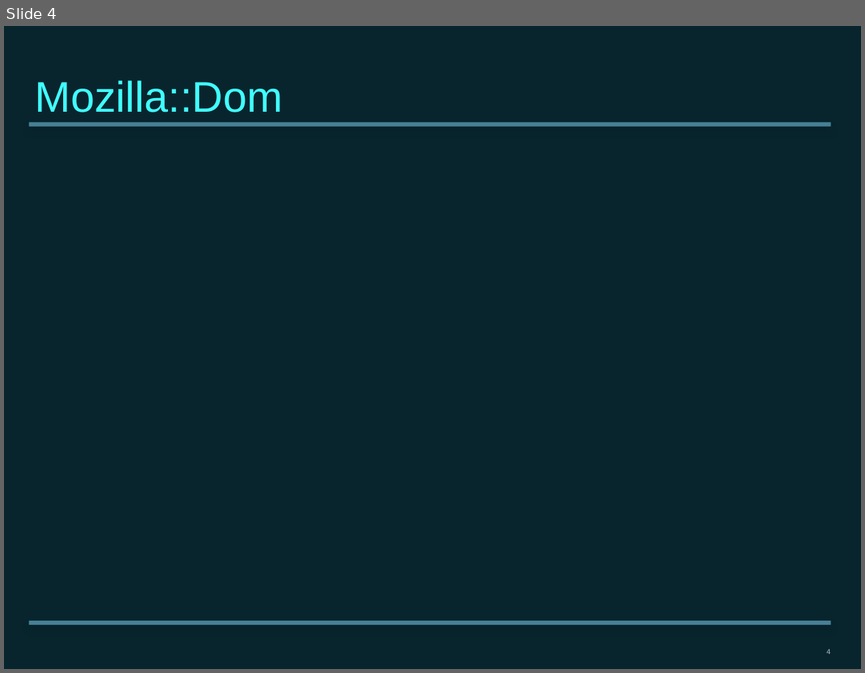
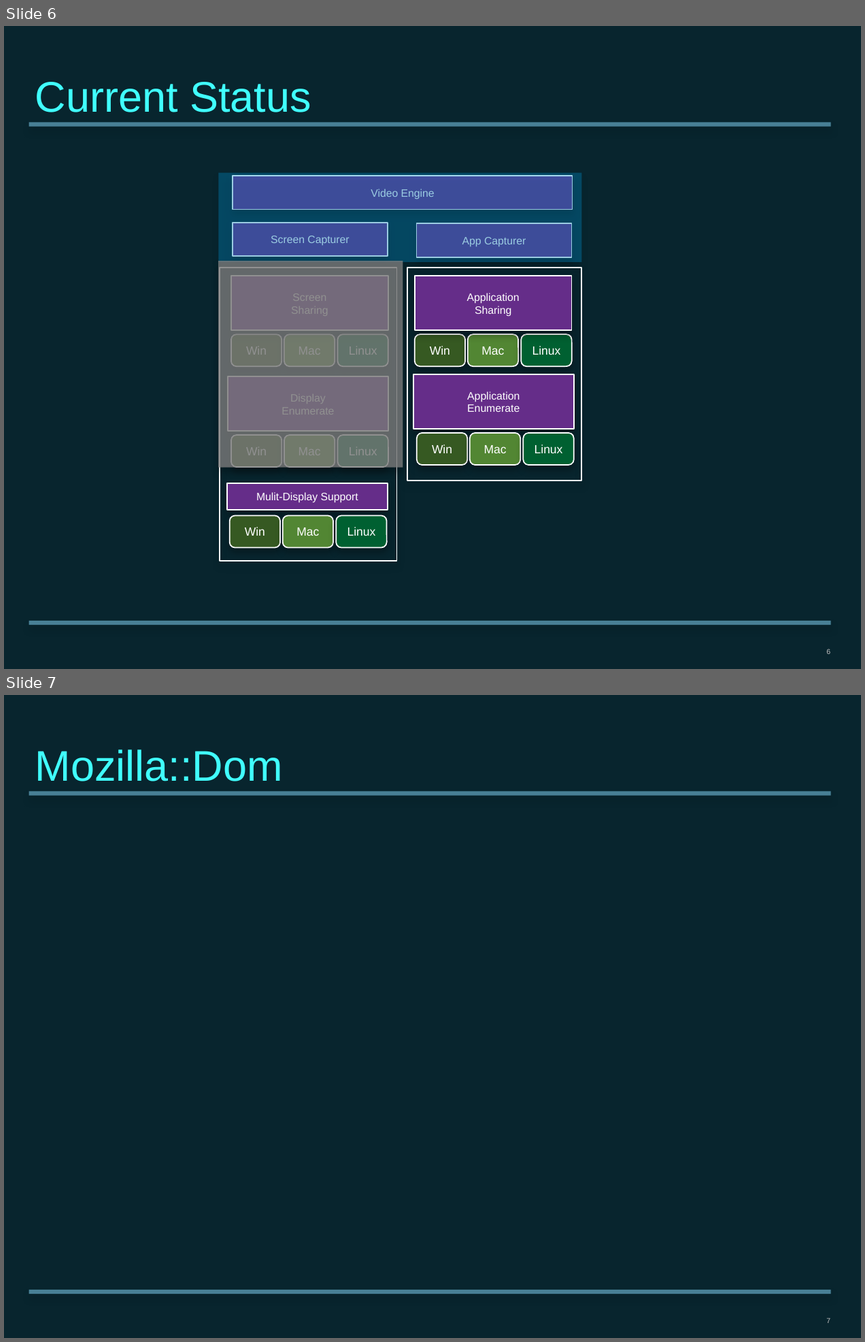
Before and after one commit to vagouzhou/vagou_docs, a slide deck: firefox/Firefox-ScreenSharing.pptx. Shown one above the other, each under a label of ours: slide 4 before the commit, slides 6 and 7 after it. The pictures are 865x673 and 865x1342 pixels, drawn with LibreOffice and Linux fonts; fonts in the diff are those of the drawing. Boxes give left, top, right and bottom in pixels: in the first picture for what was removed or moved away, otherwise in the second. Text is boxed around its words. In the diff, an @@ line names an element or a change of style, - is before the commit and + after.

Commit message:
update with current status

```diff
--- a/firefox/Firefox-ScreenSharing.pptx
+++ b/firefox/Firefox-ScreenSharing.pptx
@@ slide 6 added at box(4, 26, 861, 669), background #08252E; not listed: 3 template elements that a slide beside it also shows @@
@@ title added at box(35, 82, 311, 112), 36 pt, text gradient #00B2F0 to #40FFFE to #96CA4B @@
+Current Status
@@ rectangle added at box(218, 172, 581, 261), fill #0096D6 at 33% opacity @@
@@ rectangle added at box(232, 176, 572, 210), fill #652D89, outline #FFFFFF 1 pt, 9 pt, text #FFFFFF @@
+Video Engine
@@ rectangle added at box(232, 223, 388, 256), fill #652D89, outline #FFFFFF 1 pt, 9 pt, text #FFFFFF @@
+Screen Capturer
@@ rectangle added at box(416, 223, 571, 257), fill #652D89, outline #FFFFFF 1 pt, 9 pt, text #FFFFFF @@
+App Capturer
@@ rectangle added at box(218, 261, 402, 467), fill #808080 at 77% opacity @@
@@ rectangle added at box(219, 267, 396, 560), outline #FFFFFF 1 pt @@
@@ rectangle added at box(407, 267, 582, 481), outline #FFFFFF 1 pt @@
@@ rectangle added at box(231, 276, 388, 331), fill #652D89, outline #FFFFFF 1 pt @@
@@ rectangle added at box(415, 276, 571, 331), fill #652D89, outline #FFFFFF 1 pt, 9 pt, text #FFFFFF @@
+Application
+Sharing
@@ rounded rectangle added at box(231, 335, 281, 366), fill #365A22, outline #FFFFFF 1 pt @@
@@ rounded rectangle added at box(284, 335, 334, 366), fill #528633, outline #FFFFFF 1 pt @@
@@ rounded rectangle added at box(337, 335, 388, 366), fill #006031, outline #FFFFFF 1 pt @@
@@ rounded rectangle added at box(415, 335, 465, 366), fill #365A22, outline #FFFFFF 1 pt, 10 pt, text #FFFFFF @@
+Win
@@ rounded rectangle added at box(468, 335, 518, 366), fill #528633, outline #FFFFFF 1 pt, 10 pt, text #FFFFFF @@
+Mac
@@ rounded rectangle added at box(521, 335, 571, 366), fill #006031, outline #FFFFFF 1 pt, 10 pt, text #FFFFFF @@
+Linux
@@ rectangle added at box(228, 376, 388, 431), fill #652D89, outline #FFFFFF 1 pt @@
@@ rectangle added at box(413, 375, 574, 429), fill #652D89, outline #FFFFFF 1 pt, 9 pt, text #FFFFFF @@
+Application
+Enumerate
@@ rounded rectangle added at box(417, 433, 468, 465), fill #365A22, outline #FFFFFF 1 pt, 10 pt, text #FFFFFF @@
+Win
@@ rounded rectangle added at box(470, 433, 521, 465), fill #528633, outline #FFFFFF 1 pt, 10 pt, text #FFFFFF @@
+Mac
@@ rounded rectangle added at box(524, 433, 574, 465), fill #006031, outline #FFFFFF 1 pt, 10 pt, text #FFFFFF @@
+Linux
@@ rounded rectangle added at box(231, 435, 281, 467), fill #365A22, outline #FFFFFF 1 pt @@
@@ rounded rectangle added at box(284, 435, 334, 467), fill #528633, outline #FFFFFF 1 pt @@
@@ rounded rectangle added at box(337, 435, 388, 467), fill #006031, outline #FFFFFF 1 pt @@
@@ rectangle added at box(227, 483, 387, 509), fill #652D89, outline #FFFFFF 1 pt, 9 pt, text #FFFFFF @@
+Mulit-Display Support
@@ rounded rectangle added at box(229, 515, 280, 547), fill #365A22, outline #FFFFFF 1 pt, 10 pt, text #FFFFFF @@
+Win
@@ rounded rectangle added at box(283, 515, 333, 547), fill #528633, outline #FFFFFF 1 pt, 10 pt, text #FFFFFF @@
+Mac
@@ rounded rectangle added at box(337, 515, 387, 547), fill #006031, outline #FFFFFF 1 pt, 10 pt, text #FFFFFF @@
+Linux
@@ what was slide 4 is now slide 7 @@
@@ page number at box(826, 1317, 830, 1323): text changed @@
-4
+7
```
Also in this commit, not shown: 2 slides changed, 2 other slides added.
